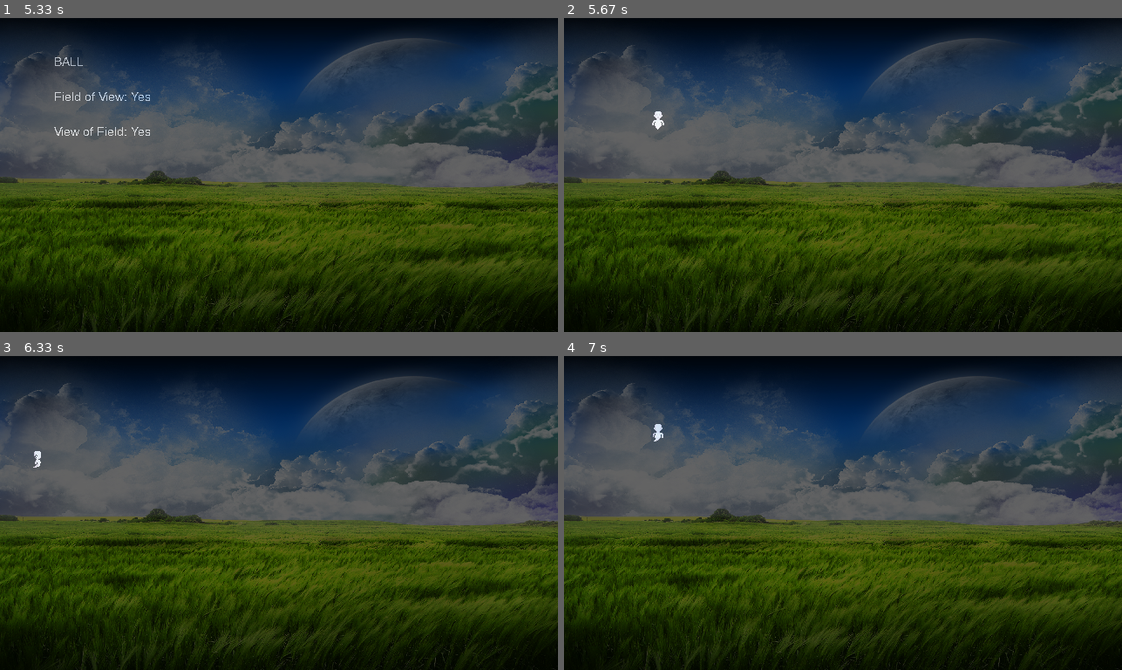
Above: before the commit, frames 1-4 (two rows, left to right).
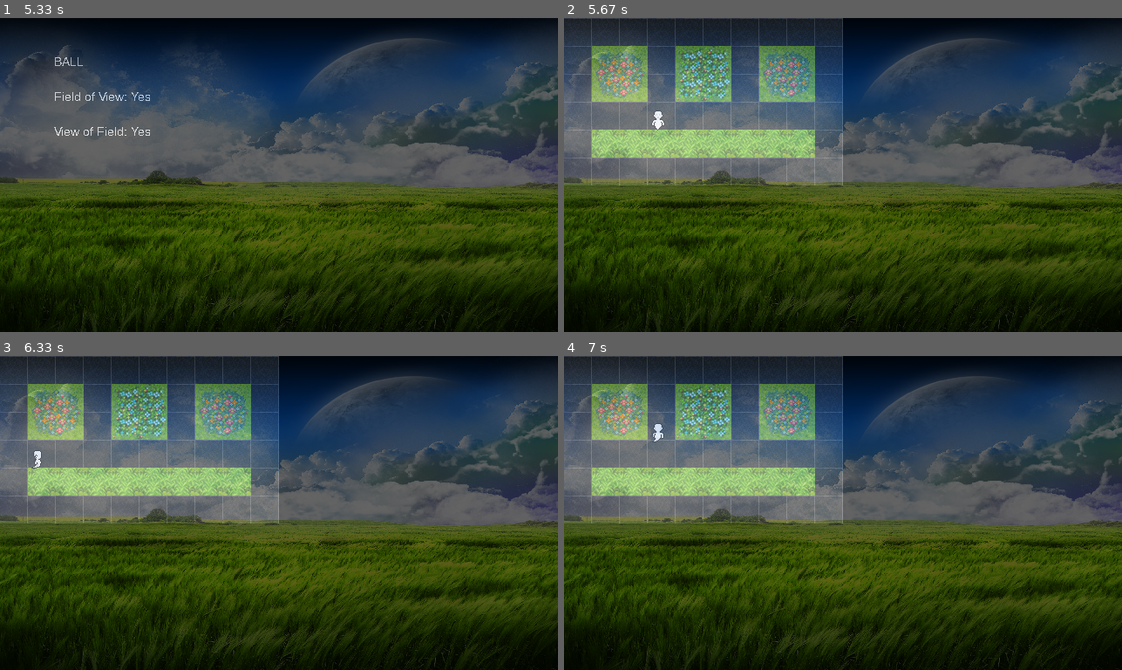
Above: after the commit, the same moments.

Repository: DiscoBizzle/Ghost-Simulator
Game: pygame game, started from Main.py
Same seed, same stepped clock (60 frames per second), same inputs: the game is played once before the commit and once after it. The source is Python 2; it was converted automatically to run under Python 3.
Inputs (mouse positions are in pixels of both pictures, inside the frame that each line leads up to):
- Up to frame 1 (5.33 s): hold Right 0.33-0.8 s; click (256, 187) at 0.88 s; click (106, 127) at 3.28 s
- Up to frame 2 (5.67 s): click (697, 58) at 5.52 s
- Up to frame 3 (6.33 s): hold Left 5.8-6.27 s; hold Right from 6.3 s (still down)
- Up to frame 4 (7 s): release Right at 6.77 s; hold Up from 6.8 s (still down)

Frame 1 is identical in both runs. In frame 2, 16% of the frame differs, in the area x 0-50%, y 0-54%; in frame 3, 16%; in frame 4, 16%.

Commit message:
maps work

Diff:
--- a/GameClass.py
+++ b/GameClass.py
@@ -2,6 +2,8 @@
 import PlayerClass
 from Constants import *
 import Menus
+import Maps
+import Graphics
 
 blackColour = pygame.Color(0, 0, 0)
 blueColour = pygame.Color(0, 0, 255)
@@ -41,6 +43,8 @@
             pygame.MOUSEBUTTONDOWN: self.mouse_click,
             pygame.JOYHATMOTION: self.handle_joy
         }
+
+        self.map = Maps.Map('tiles/martin.png', 'tiles/martin.json')
 
     def gameLoop(self):
 
@@ -84,6 +88,7 @@
             self.Menu.display()
         elif self.GameState == MAIN_GAME:
             if self.options['FOV']:
+                self.surface.blit(Graphics.draw_map(self.map), (0, 0))
                 self.surface.blit(self.player1.spriteSheet, self.player1.coord, self.player1.frameRect)
 
         if self.options['VOF']:
